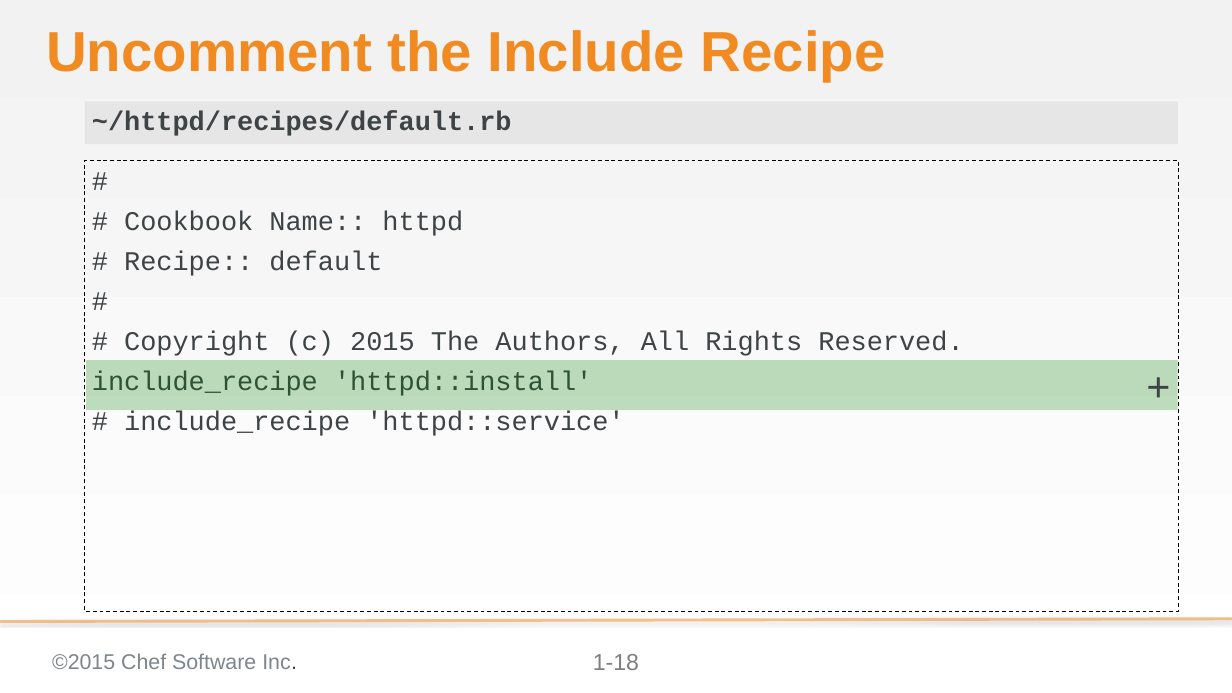
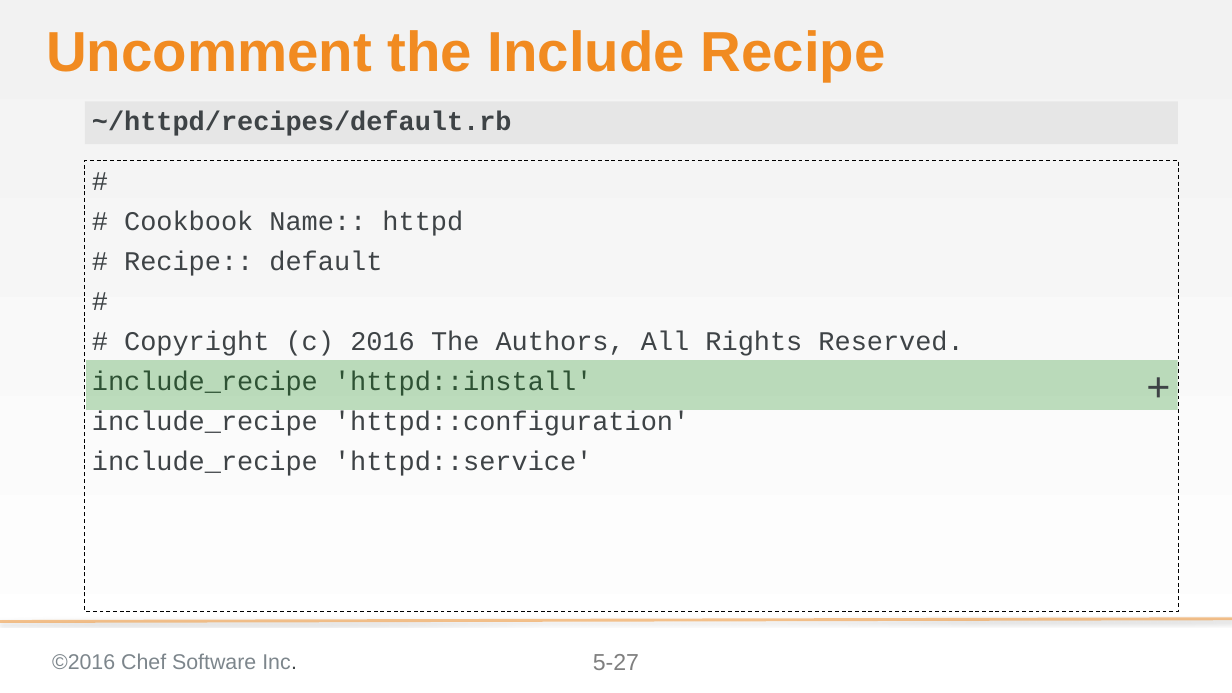
Before and after one commit to chef-training/test_driven_cookbook_development, a slide deck: slide 27 of 05-faster_feedback_with_unit_testing.pptx (slide 18 before the commit). Drawn at 1232x693 pixels with LibreOffice and Linux fonts; fonts in the diff are those of the drawing; background and template pictures are left out. Boxes give left, top, right and bottom in pixels: in the first picture for what was removed or moved away, otherwise in the second. Text is boxed around its words. In the diff, an @@ line names an element or a change of style, - is before the commit and + after.

```diff
--- a/05-faster_feedback_with_unit_testing.pptx
+++ b/05-faster_feedback_with_unit_testing.pptx
@@ text at (124,331,963,356): text changed @@
-# Copyright (c) 2015 The Authors, All Rights Reserved.
+# Copyright (c) 2016 The Authors, All Rights Reserved.
@@ text at (92,412,689,476): text changed @@
-# include_recipe 'httpd::service'
+include_recipe 'httpd::configuration'
+include_recipe 'httpd::service'
@@ text at (52,653,297,669): text changed @@
-©2015 Chef Software Inc.
+©2016 Chef Software Inc.
@@ page number at (593,654,639,670): text changed @@
-1-18
+5-27
```
Also in this commit, not shown: 25 other slides changed, 13 slides added, 1 slide removed.
